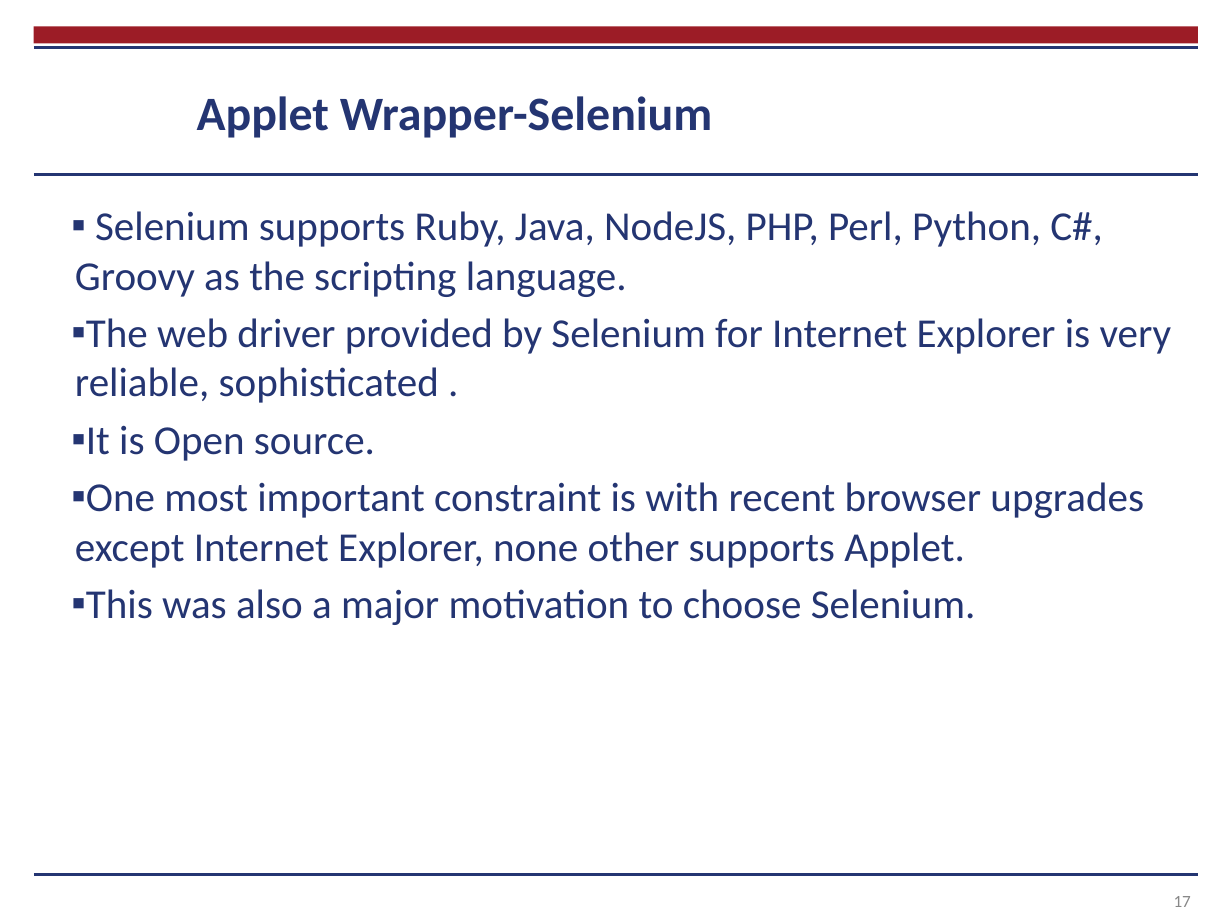
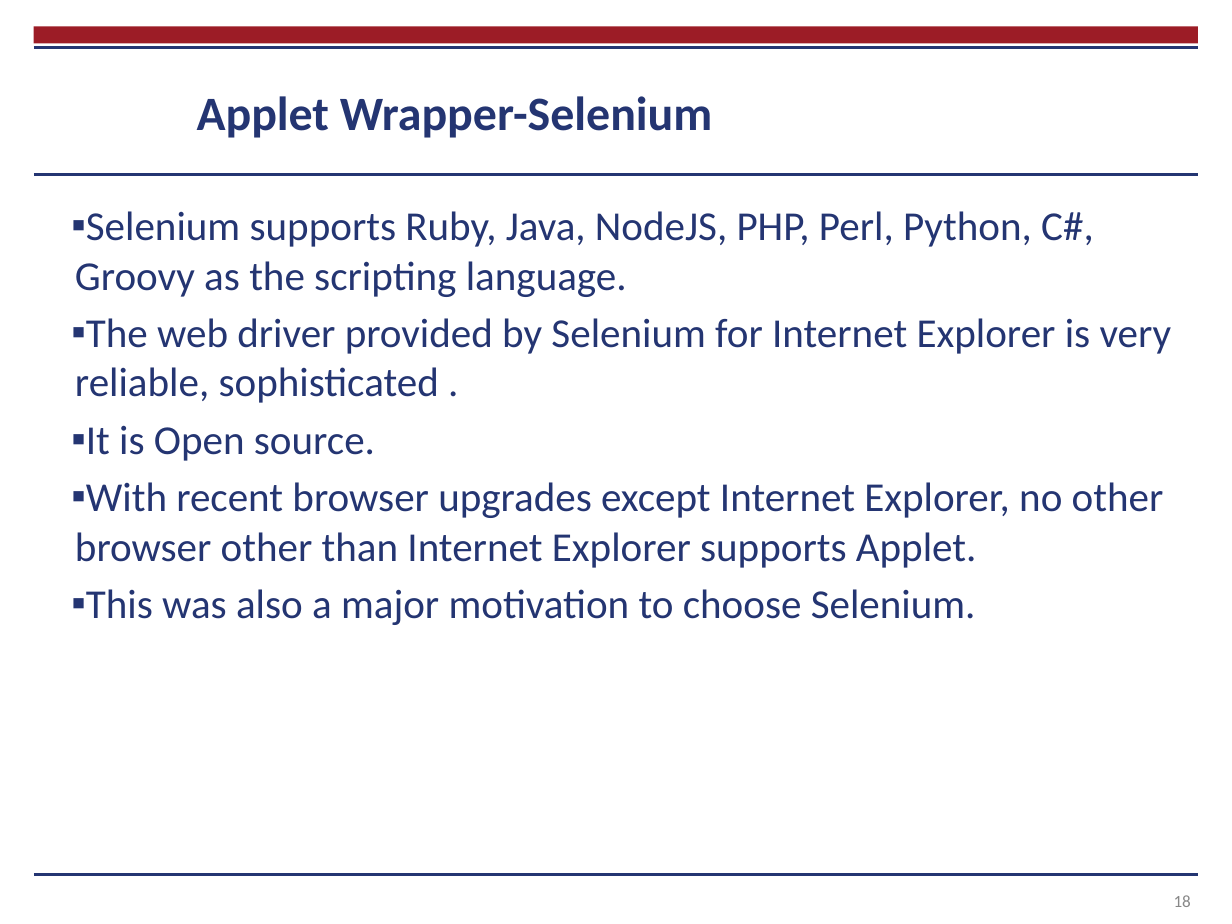
Before and after one commit to chikhalenakush/Report, a slide deck: slide 18 of Thesis presentation.pptx (slide 17 before the commit). Drawn at 1232x924 pixels with LibreOffice and Linux fonts; fonts in the diff are those of the drawing; background and template pictures are left out. Boxes give left, top, right and bottom in pixels: in the first picture for what was removed or moved away, otherwise in the second. Text is boxed around its words. In the diff, an @@ line names an element or a change of style, - is before the commit and + after.

```diff
--- a/Thesis presentation.pptx
+++ b/Thesis presentation.pptx
@@ text at box(75, 482, 1164, 568): text changed @@
-▪ One most important constraint is with recent browser upgrades except Internet Explorer, none other supports Applet.
+▪ With recent browser upgrades except Internet Explorer, no other browser other than Internet Explorer supports Applet.
@@ page number at box(1174, 895, 1191, 907): text changed @@
-17
+18
```
Also in this commit, not shown: 12 other slides changed, 2 slides added, 1 other file.
